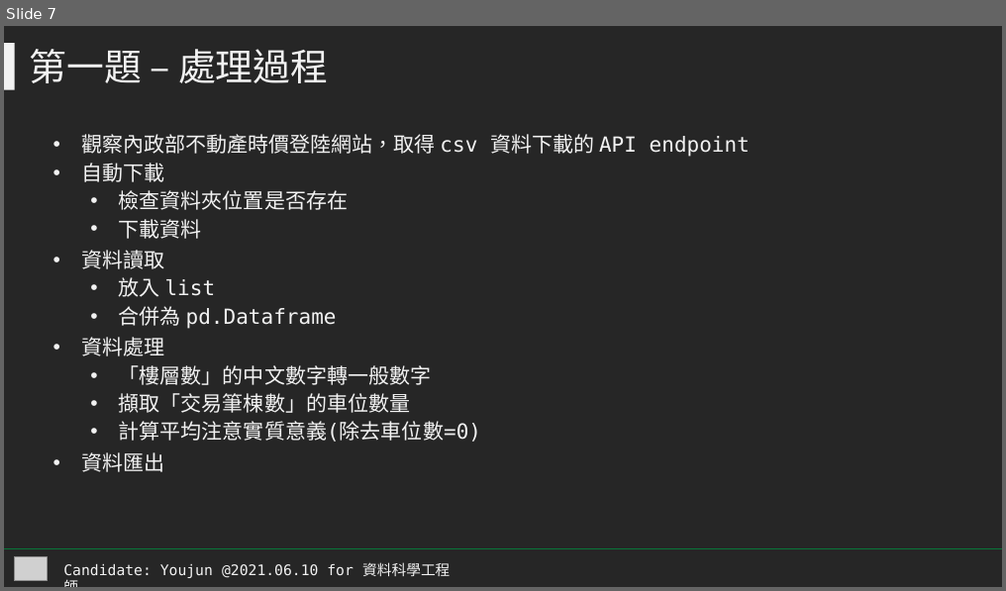
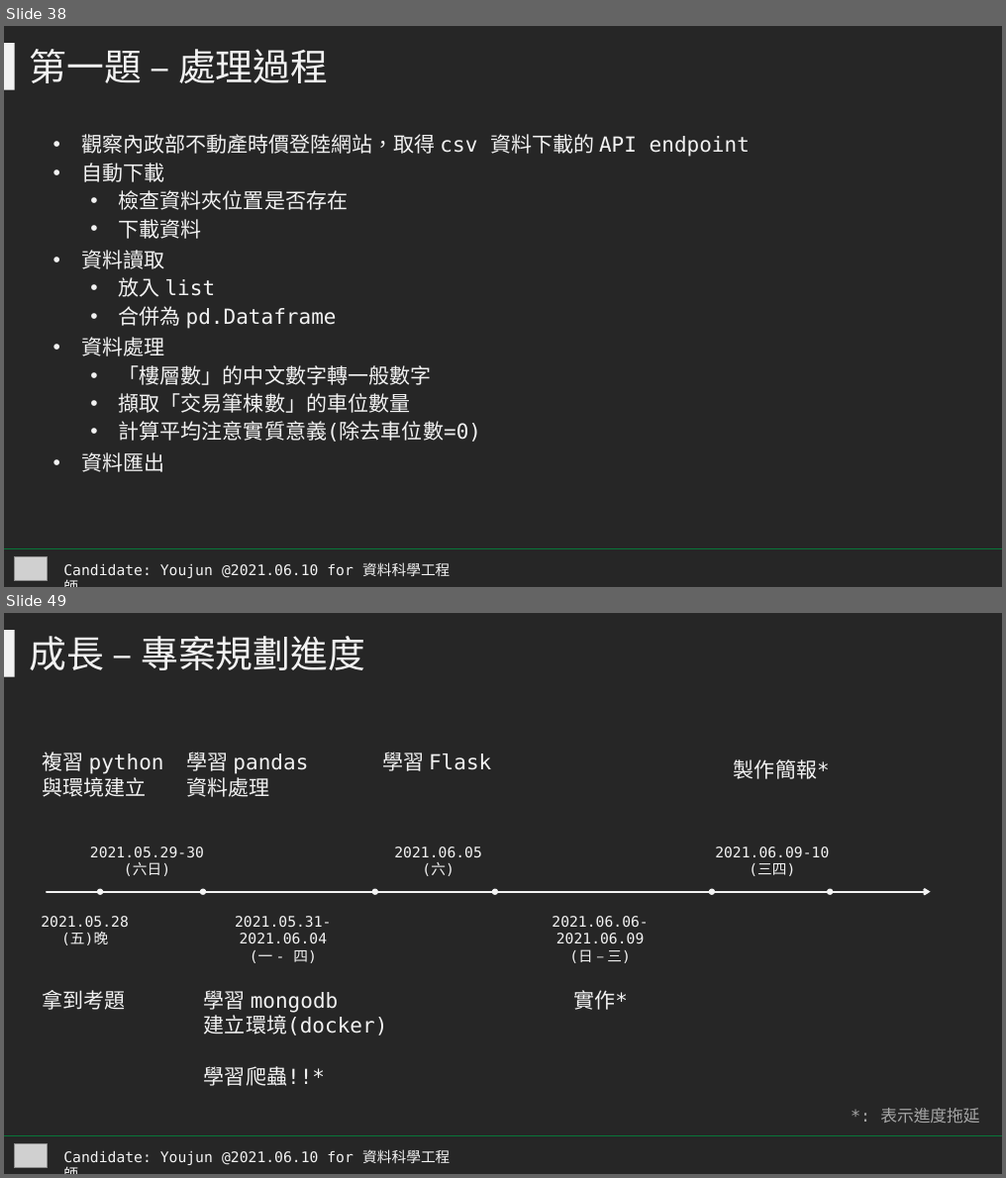
Before and after one commit to littlefish0331/cathay_intervie_591, a slide deck: report_youjun.pptx. Shown one above the other, each under a label of ours: slide 7 before the commit, slides 38 and 49 after it; the slides between them are not shown. The pictures are 1006x591 and 1006x1178 pixels, drawn with LibreOffice and Linux fonts; fonts in the diff are those of the drawing; grey boxes stand for pictures. Boxes give left, top, right and bottom in pixels: in the first picture for what was removed or moved away, otherwise in the second. Text is boxed around its words. In the diff, an @@ line names an element or a change of style, - is before the commit and + after.

```diff
--- a/report_youjun.pptx
+++ b/report_youjun.pptx
@@ slide 49 added at box(4, 613, 1002, 1174), background #262626 @@
@@ rectangle added at box(4, 630, 15, 677), fill #F2F2F2 @@
@@ text added at box(30, 636, 365, 670), 36 pt, text #F2F2F2 @@
+成長 – 專案規劃進度
@@ text added at box(43, 752, 164, 797), 20 pt, text #F2F2F2 @@
+複習 python
+與環境建立
@@ text added at box(187, 752, 308, 797), 20 pt, text #F2F2F2 @@
+學習 pandas
+資料處理
@@ text added at box(382, 752, 491, 771), 20 pt, text #F2F2F2 @@
+學習 Flask
@@ text added at box(734, 760, 830, 779), 20 pt, text #F2F2F2 @@
+製作簡報*
@@ text added at box(90, 847, 204, 876), 14 pt, text #F2F2F2 @@
+2021.05.29-30
+(六日)
@@ text added at box(394, 847, 482, 876), 14 pt, text #F2F2F2 @@
+2021.06.05
+(六)
@@ text added at box(715, 847, 829, 876), 14 pt, text #F2F2F2 @@
+2021.06.09-10
+(三四)
@@ arrow added from (47, 892) to (100, 892), #F2F2F2 2 pt @@
@@ arrow added from (102, 892) to (203, 892), #F2F2F2 2 pt @@
@@ arrow added from (203, 892) to (375, 892), #F2F2F2 2 pt @@
@@ arrow added from (375, 892) to (495, 892), #F2F2F2 2 pt @@
@@ arrow added from (488, 892) to (712, 892), #F2F2F2 2 pt @@
@@ arrow added from (712, 892) to (830, 892), #F2F2F2 2 pt @@
@@ arrow added from (830, 892) to (931, 892), #F2F2F2 2 pt @@
@@ text added at box(41, 916, 129, 946), 14 pt, text #F2F2F2 @@
+2021.05.28
+(五)晚
@@ text added at box(235, 916, 331, 963), 14 pt, text #F2F2F2 @@
+2021.05.31-
+2021.06.04
+(一 - 四)
@@ text added at box(551, 916, 648, 963), 14 pt, text #F2F2F2 @@
+2021.06.06-
+2021.06.09
+(日 – 三)
@@ text added at box(43, 990, 126, 1010), 20 pt, text #F2F2F2 @@
+拿到考題
@@ text added at box(204, 990, 387, 1036), 20 pt, text #F2F2F2 @@
+學習 mongodb
+建立環境(docker)
@@ text added at box(573, 990, 628, 1010), 20 pt, text #F2F2F2 @@
+實作*
@@ text added at box(204, 1066, 325, 1086), 20 pt, text #F2F2F2 @@
+學習爬蟲!!*
@@ text added at box(880, 1108, 979, 1123), 16 pt, text #A6A6A6 @@
+*: 表示進度拖延
@@ line added from (4, 1137) to (1002, 1137), #087639 0.5 pt @@
@@ picture added at box(14, 1145, 47, 1167) @@
@@ text added at box(63, 1150, 450, 1165), 14 pt, text #F2F2F2 @@
+Candidate: Youjun @2021.06.10 for 資料科學工程師
@@ what was slide 7 is now slide 38 @@
```
Also in this commit, not shown: 30 other slides added, 3 slides removed, 14 other files.
